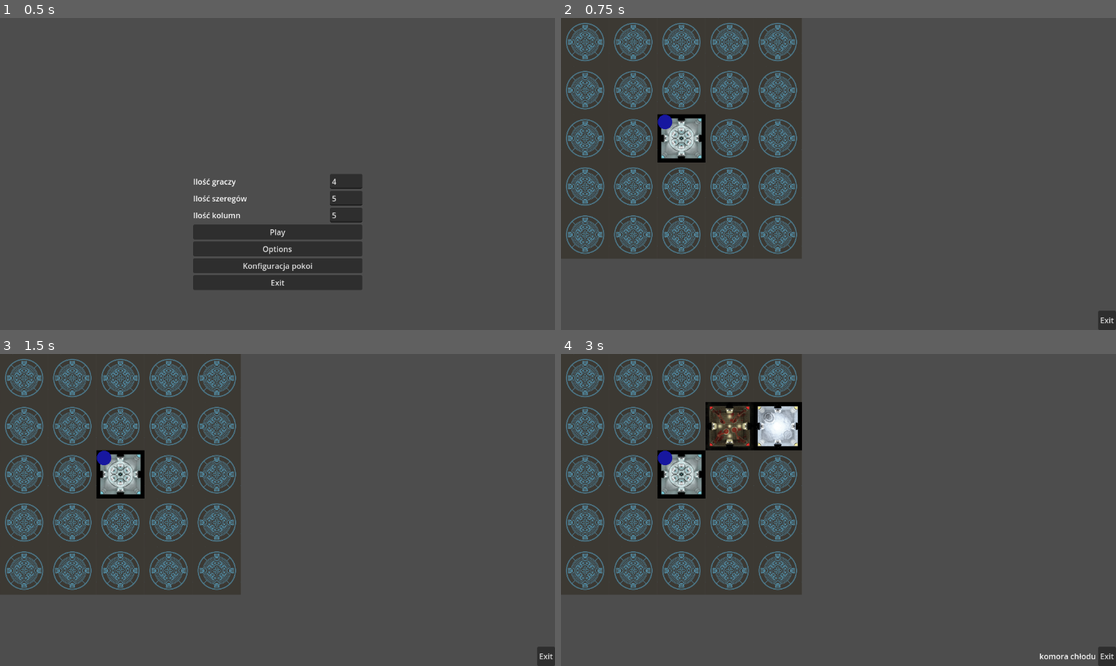
Above: before the commit, frames 1-4 (two rows, left to right).
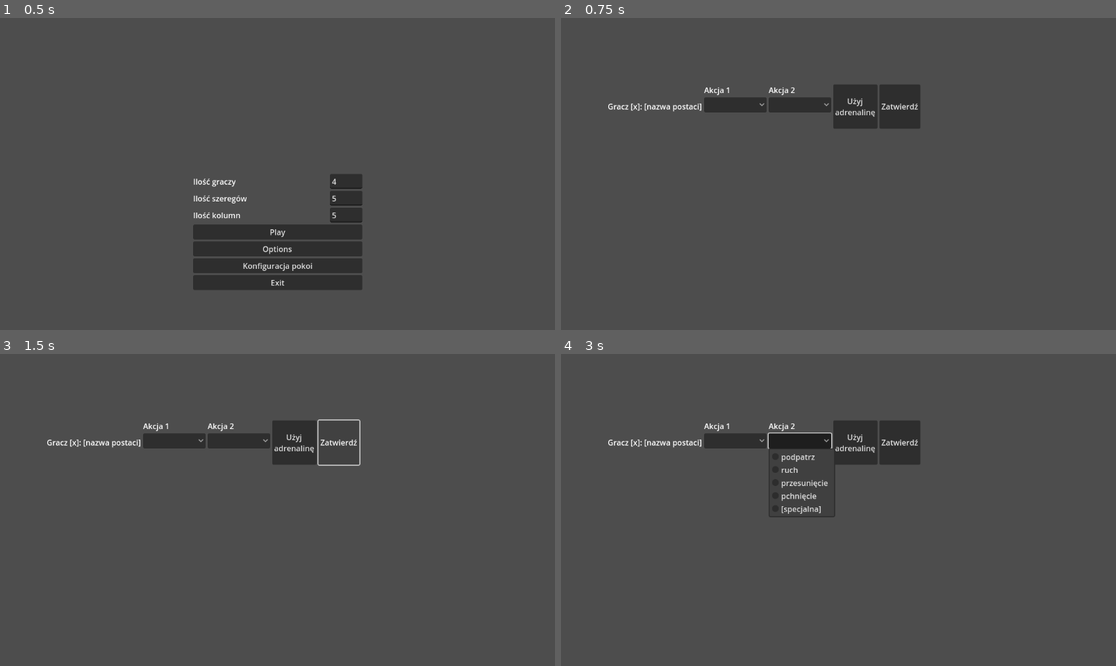
Above: after the commit, the same moments.

Repository: super12pl/strona25
Game: Godot game, scene res://scenes/Menu.tscn
The game is run twice, just before and just after one commit, with the same random seed, the same clock (stepped at 60 frames per second) and the same inputs.
Inputs (mouse positions are in pixels of both pictures, inside the frame that each line leads up to):
- Up to frame 1 (0.5 s): no input
- Up to frame 2 (0.75 s): click "Play" at 0.5 s
- Up to frame 3 (1.5 s): click (338, 441) at 1.25 s, where only the run after the commit has a clickable "Zatwierdź"
- Up to frame 4 (3 s): click (733, 441) at 2.02 s; click (799, 441) at 2.77 s

Frame 1 is identical in both runs. In frame 2, 29% of the frame differs, in the area x 0-100%, y 0-100%; in frame 3, 28%; in frame 4, 29%.

Commit message:
linijka 60 carruje

Diff:
--- a/code/Menu.gd
+++ b/code/Menu.gd
@@ -13,7 +13,7 @@
 	global.players = int(gracze.text)
 	global.szeregi = int(szeregi.text)
 	global.kolumny = int(kolumny.text)
-	get_tree().change_scene_to_file("res://scenes//gra.tscn")
+	get_tree().change_scene_to_file("res://scenes//WybierzAkcje.tscn")
 
 func _on_options_pressed():
 	get_tree().change_scene_to_file("res://scenes//options.tscn")
--- a/code/WybierzAkcje.gd
+++ b/code/WybierzAkcje.gd
@@ -57,5 +57,11 @@
 		Action3choice.select(-1)
 
 func _confirm():
-	print("gufa")
-	#nwm co ma sie dziać po zatwierdzeniu wiec zostawiam
+		if (Action3label.text != "Akcja 3" && Action1choice.get_selected_id() != -1 && Action2choice.get_selected_id() != -1) || (Action3label.text == "Akcja 3" && Action1choice.get_selected_id() != -1 && Action2choice.get_selected_id() != -1 && Action3choice.get_selected_id() != -1):
+			var wybraneRuchy
+			if Action3label.text != "Akcja 3":
+				wybraneRuchy = [Action1choice.get_selected_id(), Action2choice.get_selected_id()]
+			else:
+				wybraneRuchy = [Action1choice.get_selected_id(), Action2choice.get_selected_id(), Action3choice.get_selected_id()]
+			global.wybraneRuchy = wybraneRuchy
+			print(wybraneRuchy)
--- a/code/global.gd
+++ b/code/global.gd
@@ -20,5 +20,7 @@
 #nie dotykać
 var reloaded = false
 
+var wybraneRuchy = []
+
 func _ready():
 	get_window().size = Vector2i(width,height)
